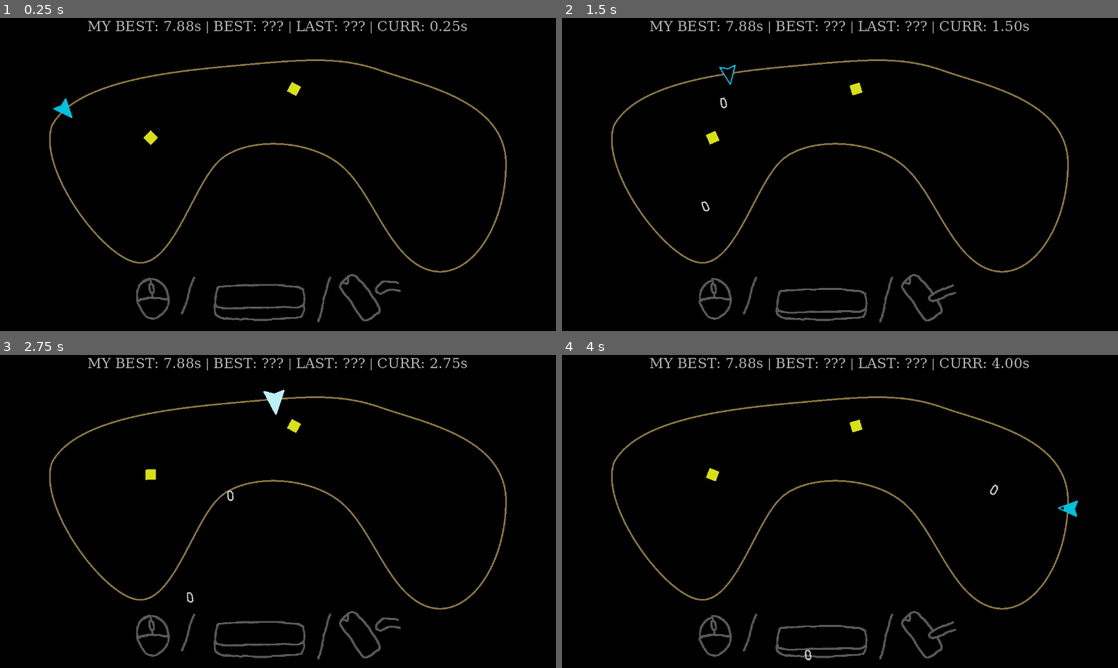
Above: before the commit, frames 1-4 (two rows, left to right).
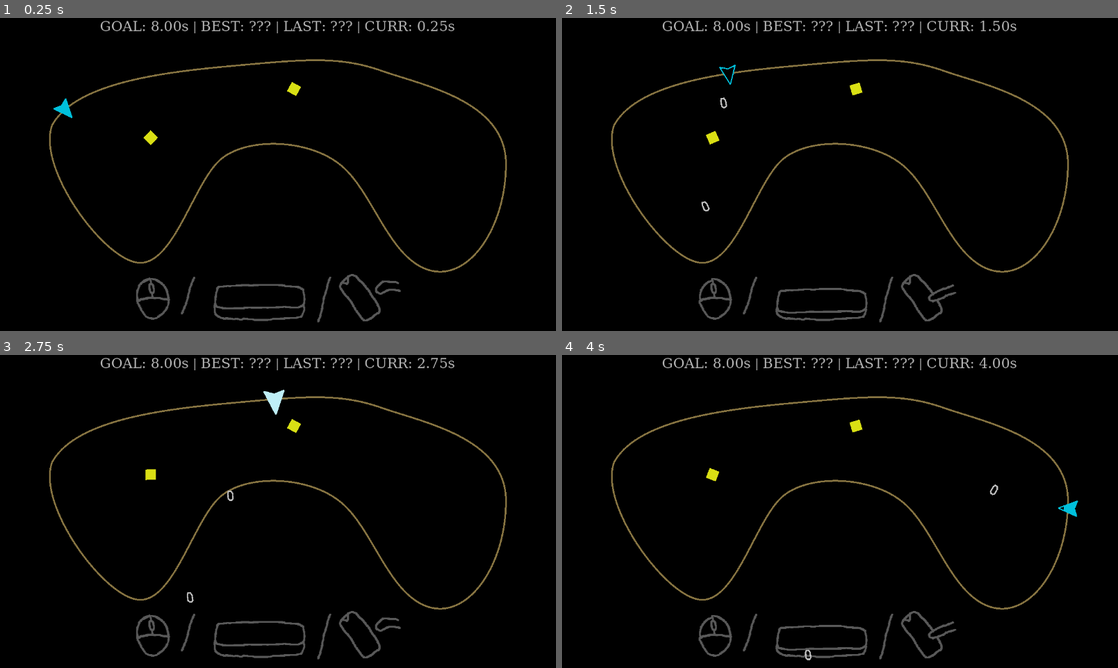
Above: after the commit, the same moments.

Repository: pranabekka/rails-shooter
Game: Godot game, scene res://root.tscn
Same seed, same stepped clock (60 frames per second), same inputs: the game is played once before the commit and once after it.
Inputs:
- Up to frame 1 (0.25 s): no input
- Up to frame 2 (1.5 s): tap Space (action) at 0.6, 1.35 s
- Up to frame 3 (2.75 s): tap Space (action) at 2.1 s
- Up to frame 4 (4 s): tap Space (action) at 2.85, 3.6 s

The runs differ from the first frame. In frame 1, 1.2% of the frame differs, in the area x 15-84%, y 0-5%; in frame 2, 1.2%; in frame 3, 1.2%; in frame 4, 1.2%.

Commit message:
Change "MY BEST" to "GOAL" to reflect actual meaning and remove same term

Diff:
--- a/root.gd
+++ b/root.gd
@@ -71,7 +71,7 @@
 		# - test last lap against best and record
 	laps.current += delta
 	var time_display = {}
-	time_display.my_best = "MY BEST: 7.88s | "
+	time_display.my_best = "GOAL: 8.00s | "
 	time_display.best = "BEST: %.2fs | " % laps.best if laps.best else "BEST: ??? | "
 	time_display.last = "LAST: %.2fs | " % laps.last if laps.last else "LAST: ??? | "
 	time_display.current = "CURR: %.2fs" % laps.current
